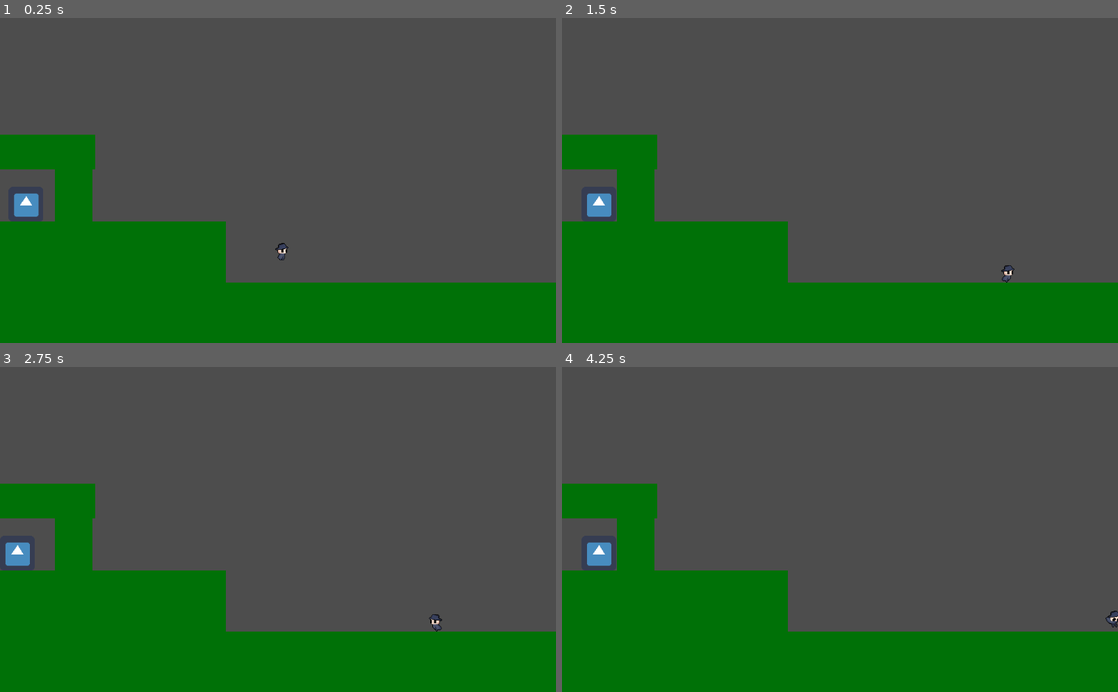
Above: before the commit, frames 1-4 (two rows, left to right).
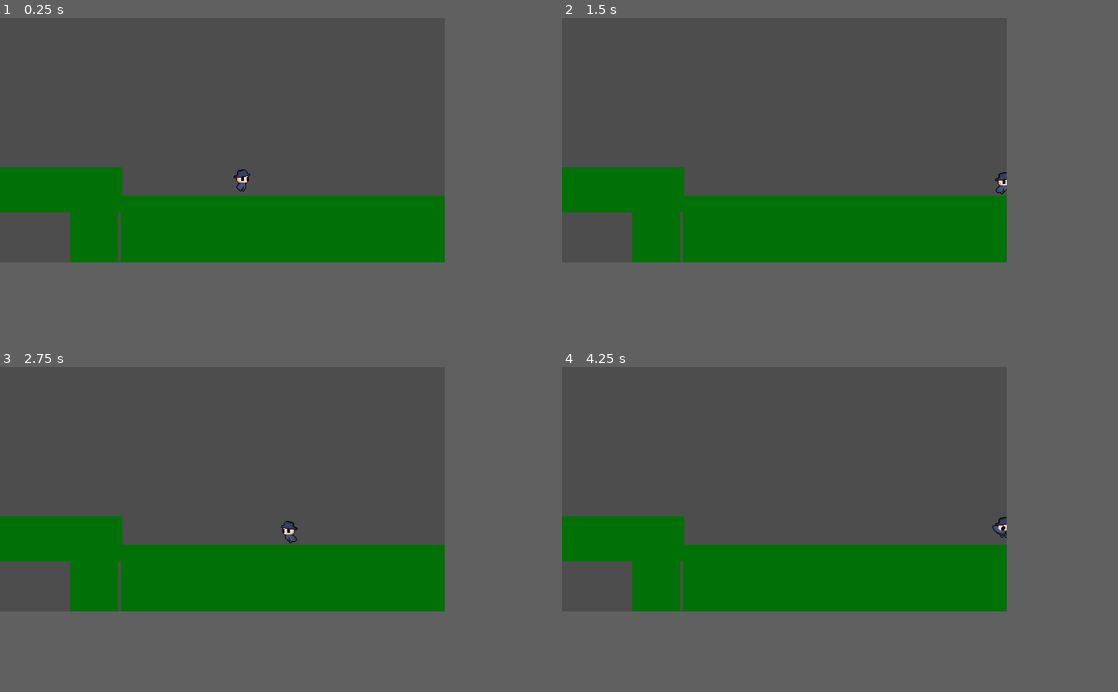
Above: after the commit, the same moments.

Repository: jokw1228/I-Wanna-Be-The-Um
Game: Godot game, scene res://Scenes/DemoScene.tscn
Same seed, same stepped clock (60 frames per second), same inputs: the game is played once before the commit and once after it. The engine's default icon, where the game draws it, is replaced by a stand-in: a white triangle on a blue panel in a dark square.
Inputs:
- Up to frame 1 (0.25 s): no input
- Up to frame 2 (1.5 s): hold Right (move_right) from 0.53 s (still down); tap Up (jump) at 0.77 s
- Up to frame 3 (2.75 s): tap Up (jump) at 1.52 s; release Right (move_right) at 2.03 s; hold Left (move_left) from 2.03 s (still down)
- Up to frame 4 (4.25 s): release Left (move_left) at 2.78 s; hold Right (move_right) from 2.78 s (still down); tap Up (jump) at 3.02, 3.77 s
In our replay, the window is 800x468 before the commit and 640x352 after it. These sizes can differ from the game's own. Grey fills any space a smaller window leaves; there, only what the larger window draws over its background counts as a difference.

The runs differ from the first frame. In frame 1, 34% of the frame differs, in the area x 0-100%, y 0-82%; in frame 2, 34%; in frame 3, 34%; in frame 4, 34%.

Commit message:
해상도 변경
640x352

Diff:
--- a/Scenes/DemoScene.tscn
+++ b/Scenes/DemoScene.tscn
@@ -8,7 +8,7 @@
 size = Vector2(1024, 112)
 
 [sub_resource type="RectangleShape2D" id="2"]
-size = Vector2(416, 112)
+size = Vector2(470, 112)
 
 [sub_resource type="RectangleShape2D" id="3"]
 size = Vector2(64, 608)
@@ -42,14 +42,14 @@
 position = Vector2(520, 360)
 
 [node name="ColorRect" type="ColorRect" parent="StaticBody2D2"]
-offset_left = -520.0
-offset_top = 16.0
-offset_right = -104.0
-offset_bottom = 128.0
+offset_left = -346.0
+offset_top = -104.0
+offset_right = 125.0
+offset_bottom = 8.0
 color = Color(0, 0.443137, 0.027451, 1)
 
 [node name="CollisionShape2D" type="CollisionShape2D" parent="StaticBody2D2"]
-position = Vector2(-312, 72)
+position = Vector2(-112, -50)
 shape = SubResource("2")
 
 [node name="StaticBody2D3" type="StaticBody2D" parent="."]
@@ -74,7 +74,7 @@
 shape = SubResource("3")
 
 [node name="CollisionShape2D2" type="CollisionShape2D" parent="StaticBody2D3"]
-position = Vector2(536, -64)
+position = Vector2(154, -60)
 shape = SubResource("3")
 
 [node name="CollisionShape2D3" type="CollisionShape2D" parent="StaticBody2D3"]
@@ -98,4 +98,4 @@
 shape = SubResource("4")
 
 [node name="Player" parent="." instance=ExtResource("1_0rt60")]
-position = Vector2(520, 360)
+position = Vector2(349, 162)
--- a/Scenes/Player/Player.tscn
+++ b/Scenes/Player/Player.tscn
@@ -78,4 +78,4 @@
 [node name="AnimatedSprite2D" type="AnimatedSprite2D" parent="."]
 sprite_frames = SubResource("SpriteFrames_fal7p")
 animation = &"idle"
-frame_progress = 0.726743
+frame_progress = 0.776458
--- a/project.godot
+++ b/project.godot
@@ -17,8 +17,8 @@
 
 [display]
 
-window/size/viewport_width=1024
-window/size/viewport_height=600
+window/size/viewport_width=640
+window/size/viewport_height=352
 window/stretch/mode="canvas_items"
 
 [input]
